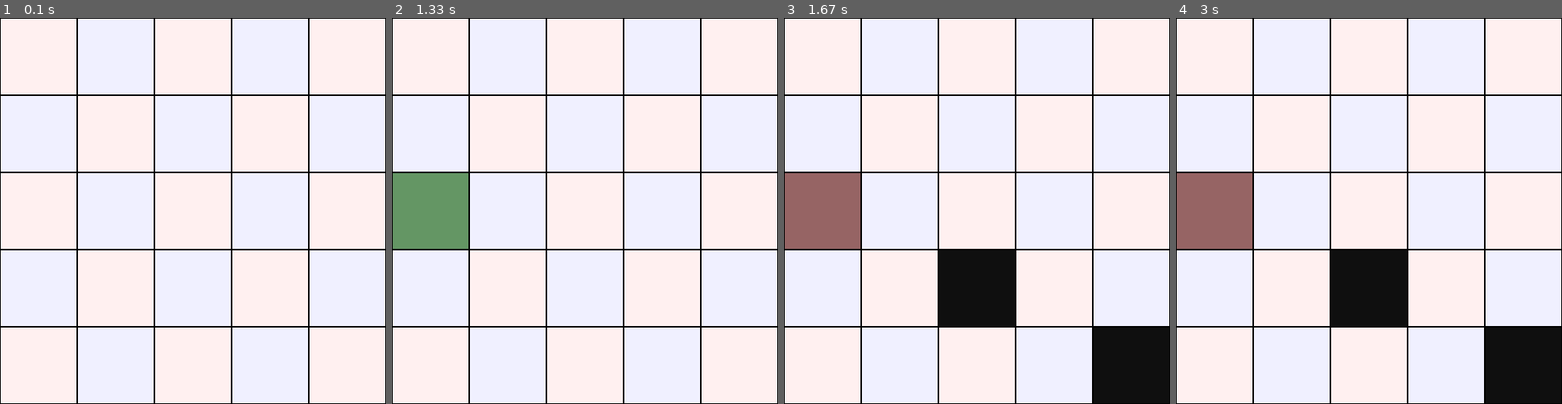
Above: before the commit, frames 1-4 (left to right).
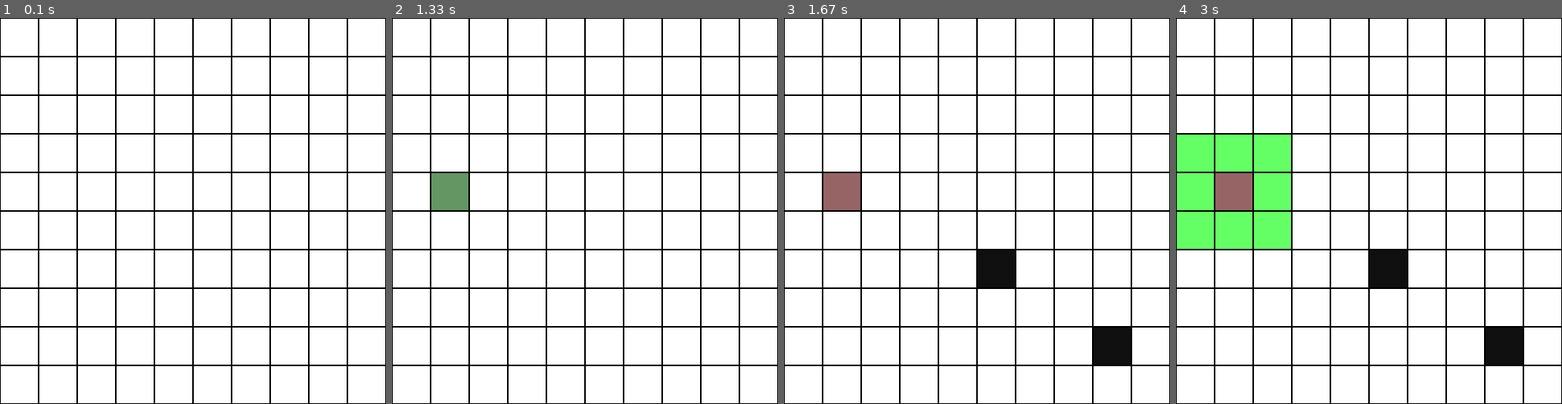
Above: after the commit, the same moments.

Repository: NatYoungren/pygame_pathfinding
Game: pygame game, started from visualize_grid.py
The game is run twice, just before and just after one commit, with the same random seed, the same clock (stepped at 60 frames per second) and the same inputs.
Inputs (mouse positions are in pixels of both pictures, inside the frame that each line leads up to):
- Up to frame 1 (0.1 s): no input
- Up to frame 2 (1.33 s): tap Space at 0.33 s; tap R at 0.67 s; press the mouse at (446, 199) at 1.03 s; move the mouse to (507, 257) at 1.13 s; release the mouse at (565, 311) at 1.27 s
- Up to frame 3 (1.67 s): press the mouse at (838, 199) at 1.37 s; move the mouse to (980, 276) at 1.47 s; release the mouse at (1123, 357) at 1.6 s
- Up to frame 4 (3 s): tap Space at 1.67 s

The runs differ from the first frame. In frame 1, 3.9% of the frame differs, in the area x 0-100%, y 0-100%; in frame 2, 6.6%; in frame 3, 12%; in frame 4, 16%.

Commit message:
Fixed path drawing, adjusted colors, resets

Diff:
--- a/visualize_grid.py
+++ b/visualize_grid.py
@@ -3,18 +3,20 @@
 
 # TODO: Move all constants to a separate file
 
-MANUAL_CONTROL = True
+MANUAL_CONTROL = False
+AUTO_STEPS_PER_SECOND = 100
 
 SCREEN_W, SCREEN_H = 500, 500
 
 BORDER_PX = 1
-GRID_W, GRID_H = 5, 5
+GRID_W, GRID_H = 10, 10
 
 BG_COLOR = (0, 0, 0) # Black
-CELL_COLORS = (255, 240, 240), (240, 240, 255) # Light red, light blue
-SEARCHED_COLORS = (240, 200, 200), (200, 200, 240) # Less light red, less light blue
-FRONTIER_COLORS = (220, 255, 180), (180, 255, 220) # Green tinted red, green tinted blue
+CELL_COLORS = (255, 255, 255), (255, 255, 255)
+SEARCHED_COLORS = (200, 255, 200), (200, 255, 200)
+FRONTIER_COLORS = (100, 255, 100), (100, 255, 100) # Green tinted red, green tinted blue
 WALL_COLOR = (15, 15, 15) # Dark gray
+PATH_COLOR = (255, 0, 0) # Red
 
 START_COLOR = (100, 150, 100) # Dark green
 END_COLOR = (150, 100, 100) # Dark red
@@ -29,6 +31,7 @@
 TRAVEL_GRID = np.full((GRID_W, GRID_H), fill_value=np.inf, dtype=np.float32)
 
 
+
 # Heuristic distance from each tile to the end, (can be precomputed, but not necessary)
 H_GRID = np.full((GRID_W, GRID_H), fill_value=np.inf, dtype=np.float32)
 
@@ -44,9 +47,21 @@
 # Holds status of each tile, 0 = unvisited, 1 = frontier, -1 = searched
 FRONTIER = np.zeros((GRID_W, GRID_H), dtype=int)
 
-
+STORED_PATH = []
+
+def reset_grids():
+    COST_GRID.fill(DEFAULT_COST)
+    TRAVEL_GRID.fill(np.inf)
+    H_GRID.fill(np.inf)
+    G_GRID.fill(np.inf)
+    F_GRID.fill(np.inf)
+    P_GRID.fill(-1)
+    FRONTIER.fill(0)
+    STORED_PATH.clear()
 
 def main():
+    step_count = 0
+    reset_grids()
 
     pg.init()
     pg.display.set_caption('Pathfinding')
@@ -54,18 +69,14 @@
 
     running = True
     searching = False
-
+    found_end = False
 
 
     start_pos = None
     end_pos = None
 
-
-
-    # pg.draw.rect(screen, START_COLOR, (START_POS[0]*CELL_W, START_POS[1]*CELL_H, CELL_W, CELL_H))
-    # pg.draw.rect(screen, END_COLOR, (END_POS[0]*CELL_W, END_POS[1]*CELL_H, CELL_W, CELL_H))
-
-    # Render current state
+    # Timer to step the simulation
+    pg.time.set_timer(pg.USEREVENT+1, 1000//AUTO_STEPS_PER_SECOND)
 
     # Main loop
     while running:
@@ -73,9 +84,13 @@
 
         set_board(screen)
 
+
+        draw_search(screen)
+
         draw_walls(screen)
 
-        draw_search(screen)
+
+        draw_path(screen)
 
         draw_start_end(screen, start_pos, end_pos)
 
@@ -92,18 +107,19 @@
                     running = False
 
                 # Spacebar steps the simulation if manual control is enabled
-                elif event.key == pg.K_SPACE:
+                elif not found_end and event.key == pg.K_SPACE:
                     if start_pos is None or end_pos is None:
                         print('Please select a start and end position')
                         continue
 
                     if searching and MANUAL_CONTROL:
-                        step(end_pos=end_pos)
+                        step(end_pos=end_pos, path_var=STORED_PATH)
+                        step_count += 1
+                        if found_end: print('STEPS: ', step_count)
                         continue
 
                     searching = True
 
-                    print('Searching...')
 
                 # R key resets the simulation
                 elif event.key == pg.K_r:
@@ -124,17 +140,31 @@
                 try:
                     if pg.mouse.get_pressed()[0]:
                         clicked_tile = get_tile(pg.mouse.get_pos())
+                        if clicked_tile == start_pos or clicked_tile == end_pos:
+                            continue
                         COST_GRID[clicked_tile[0], clicked_tile[1]] = WALL_COST
                     if pg.mouse.get_pressed()[2]:
                         clicked_tile = get_tile(pg.mouse.get_pos())
+                        if clicked_tile == start_pos or clicked_tile == end_pos:
+                            continue
                         COST_GRID[clicked_tile[0], clicked_tile[1]] = DEFAULT_COST
 
                 except AttributeError:
                     pass
+
+            if not found_end and not MANUAL_CONTROL and searching and event.type == pg.USEREVENT+1:
+                found_end = step(end_pos=end_pos, path_var=STORED_PATH)
+                step_count += 1
+                if found_end: print('STEPS: ', step_count)
         pg.display.flip()
 
 
+
 def distance_heuristic(pos, end_pos):
+    # Use 1.4 for diagonal distance, 1 for horizontal/vertical
+    # vector = np.abs(np.array(pos) - np.array(end_pos))
+    # return abs(vector[0] - vector[1]) + 1.4 * min(vector)
+
     return np.sqrt((pos[0] - end_pos[0])**2 + (pos[1] - end_pos[1])**2)
 
 
@@ -142,6 +172,7 @@
 
     if pos[0] < 0 or pos[0] >= GRID_W or pos[1] < 0 or pos[1] >= GRID_H:
         return
+
     if COST_GRID[pos] == WALL_COST:
         return
 
@@ -153,7 +184,7 @@
     # Technically we may be recalculating this value, but it's not a big deal
     h = distance_heuristic(pos, end_pos)
     f = g + h
-    print(pos, f, g, h)
+    # print(pos, f, g, h)
     if f < F_GRID[pos]:
         F_GRID[pos] = f
         G_GRID[pos] = g
@@ -165,10 +196,8 @@
         if prev_pos is not None:
             P_GRID[pos] = prev_pos
 
-        # FRONTIER[prev_pos] = -1
-    if pos == end_pos:
-        print('Found end position')
-        return
+
+
 
 
 def add_neighbors_to_frontier(pos, end_pos):
@@ -178,8 +207,6 @@
                 continue
             neighbor_pos = (pos[0] + w, pos[1] + h)
 
-
-            # if FRONTIER[neighbor_pos] == 0:
             add_to_frontier(neighbor_pos, end_pos, pos)
 
 
@@ -194,9 +221,9 @@
 
 
 
-def step(end_pos):
-
-    print('Stepping...')
+def step(end_pos, path_var=None):
+
+    # print('Stepping...')
     # Implement A* here
     if not any(FRONTIER.flatten() == 1):
         print('No more positions to check')
@@ -206,12 +233,10 @@
     print(p)
     add_neighbors_to_frontier(p, end_pos)
     FRONTIER[p] = -1
-    # k_index = np.argmin(POS_QUEUE.values())
-    # next_pos = list(POS_QUEUE.keys())[k_index]
-    # print(next_pos)
-    # travel_value = POS_QUEUE[next_pos] + COST_GRID[next_pos[0], next_pos[1]] + distance_heuristic(next_pos, end_pos)
-    # TRAVEL_GRID[next_pos[0], next_pos[1]] = travel_value
-
+    if path_var is not None:
+        path_var[:] = reconstruct_path(p)
+
+    return p == end_pos
 
 
 # TODO: Consolidate all the draw functions into one
@@ -250,8 +275,20 @@
 #             if (w, h) in FRONTIER:
 #                 pg.draw.rect(screen, FRONTIER_COLORS[(h + w) % 2], (w*CELL_W+BORDER_PX, h*CELL_H+BORDER_PX, CELL_W-BORDER_PX*2, CELL_H-BORDER_PX*2))
 
+def reconstruct_path(pos):
+    # print(pos)
+    path = [pos]
+    while -1 not in P_GRID[pos]:
+        pos = tuple(P_GRID[pos])
+        path.append(pos)
+    return path[::-1]
+
 def draw_path(screen):
-    pass
+    for i, (w, h) in enumerate(STORED_PATH):
+        if i == 0 or i == len(STORED_PATH)-1:
+            pg.draw.rect(screen, (200,0,0), (w*CELL_W+BORDER_PX, h*CELL_H+BORDER_PX, CELL_W-BORDER_PX*2, CELL_H-BORDER_PX*2))
+        else:
+            pg.draw.rect(screen, PATH_COLOR, (w*CELL_W+BORDER_PX, h*CELL_H+BORDER_PX, CELL_W-BORDER_PX*2, CELL_H-BORDER_PX*2))
 
 def get_tile(pos):
     pos = np.array(pos)
